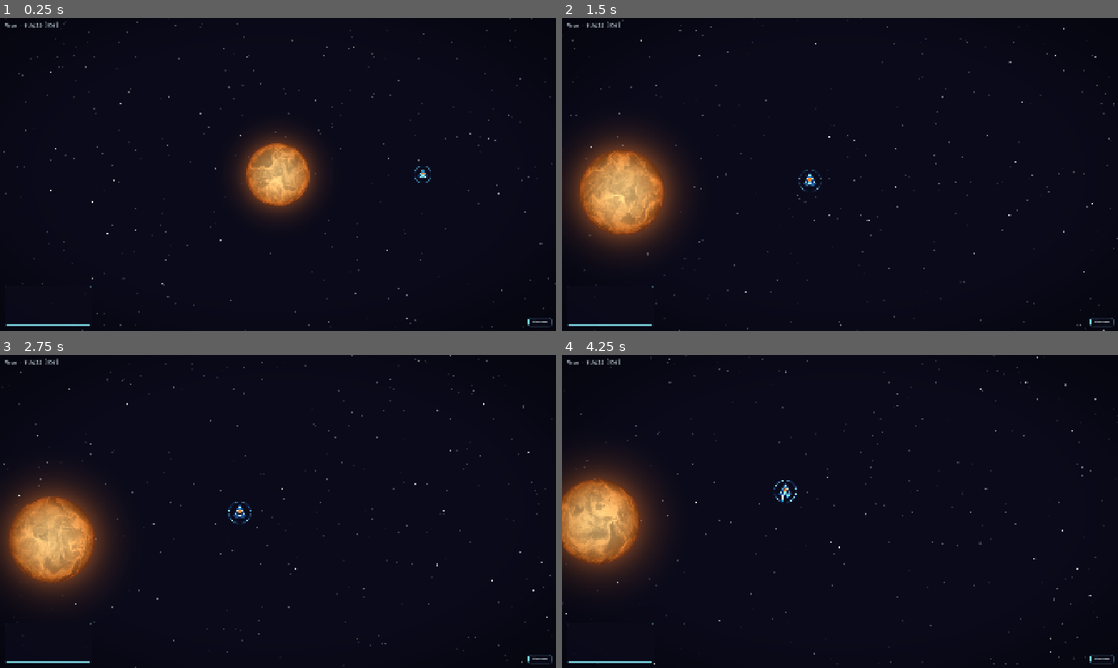
Above: before the commit, frames 1-4 (two rows, left to right).
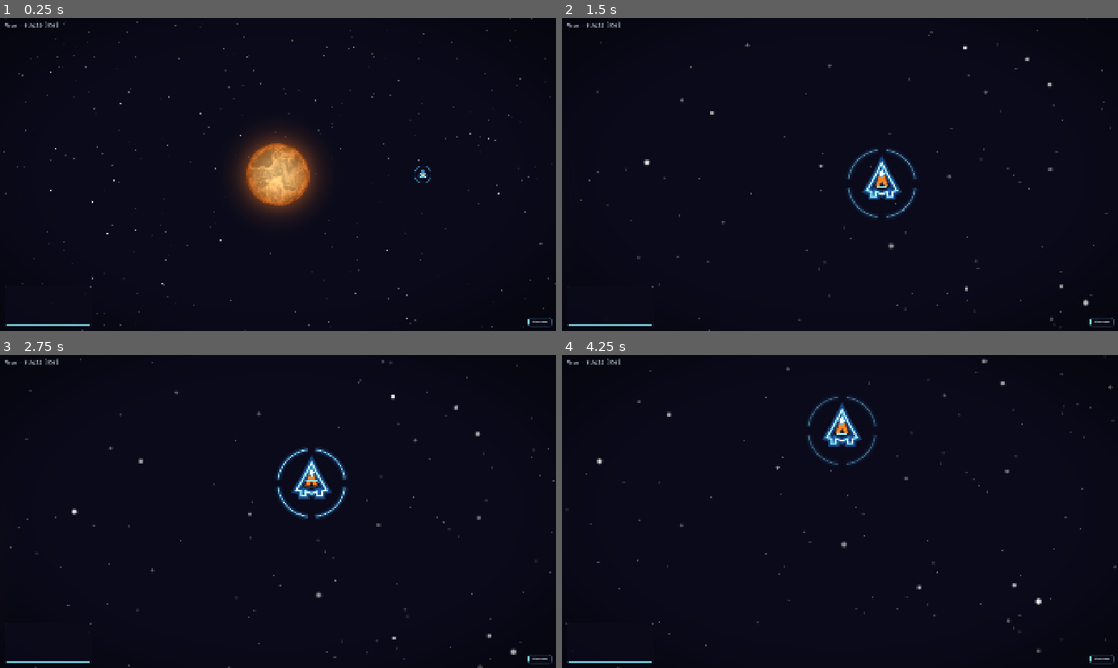
Above: after the commit, the same moments.

Repository: avantgardian/godot-space-idle
Game: Godot game, scene res://scenes/progression.tscn
Two runs of this game, one before a commit and one after it. Both use one fixed random seed, a clock stepped at 60 frames per second and the inputs below. This scene is started directly instead of the project's main scene.
Inputs (mouse positions are in pixels of both pictures, inside the frame that each line leads up to):
- Up to frame 1 (0.25 s): no input
- Up to frame 2 (1.5 s): tap Enter at 0.5 s; move the mouse to (812, 237) at 0.52 s; hold Up (ui_up) 0.53-1.25 s; tap L at 0.6 s; click (812, 237) at 0.67 s; tap Space at 0.77 s; drag from (1006, 221) to (812, 237) at 1.27 s
- Up to frame 3 (2.75 s): move the mouse to (111, 464) at 2.02 s; hold Left (ui_left) from 2.03 s (still down); tap L at 2.1 s
- Up to frame 4 (4.25 s): release Left (ui_left) at 2.75 s; drag from (867, 511) to (673, 464) at 2.77 s; move the mouse to (756, 433) at 3.52 s; hold Down (ui_down) from 3.53 s (still down); tap L at 3.6 s; tap Space at 3.77 s

The runs differ from the first frame. In frame 1, less than 0.1% of the frame differs, in the area x 30-31%, y 88-90%; in frame 2, 8.3%; in frame 3, 8.6%, in the area x 0-100%, y 0-100%; in frame 4, 7.5%.

Commit message:
feat(camera): raise max zoom from 1.3x to 4.0x
Mars (and other small planets) were hard to inspect at the previous
1.3x max — surface details (craters, polar caps) were tiny. Bumped
max_zoom to 4.0x and zoom_step from 0.05 to 0.15 to keep the per-scroll
feel similar across the wider range. Star-field blur auto-adjusts
because CameraController.get_blur_amount normalizes across
(min_zoom, max_zoom).

Diff:
--- a/scripts/camera_controller.gd
+++ b/scripts/camera_controller.gd
@@ -2,9 +2,9 @@
 extends Camera2D
 
 @export var min_zoom: float = 0.3
-@export var max_zoom: float = 1.3
+@export var max_zoom: float = 4.0
 @export var move_speed: float = 600.0
-@export var zoom_step: float = 0.05
+@export var zoom_step: float = 0.15
 @export var zoom_lerp_speed: float = 10.0
 
 var target_zoom: float = 1.0
Not shown, changed: AGENTS.md
